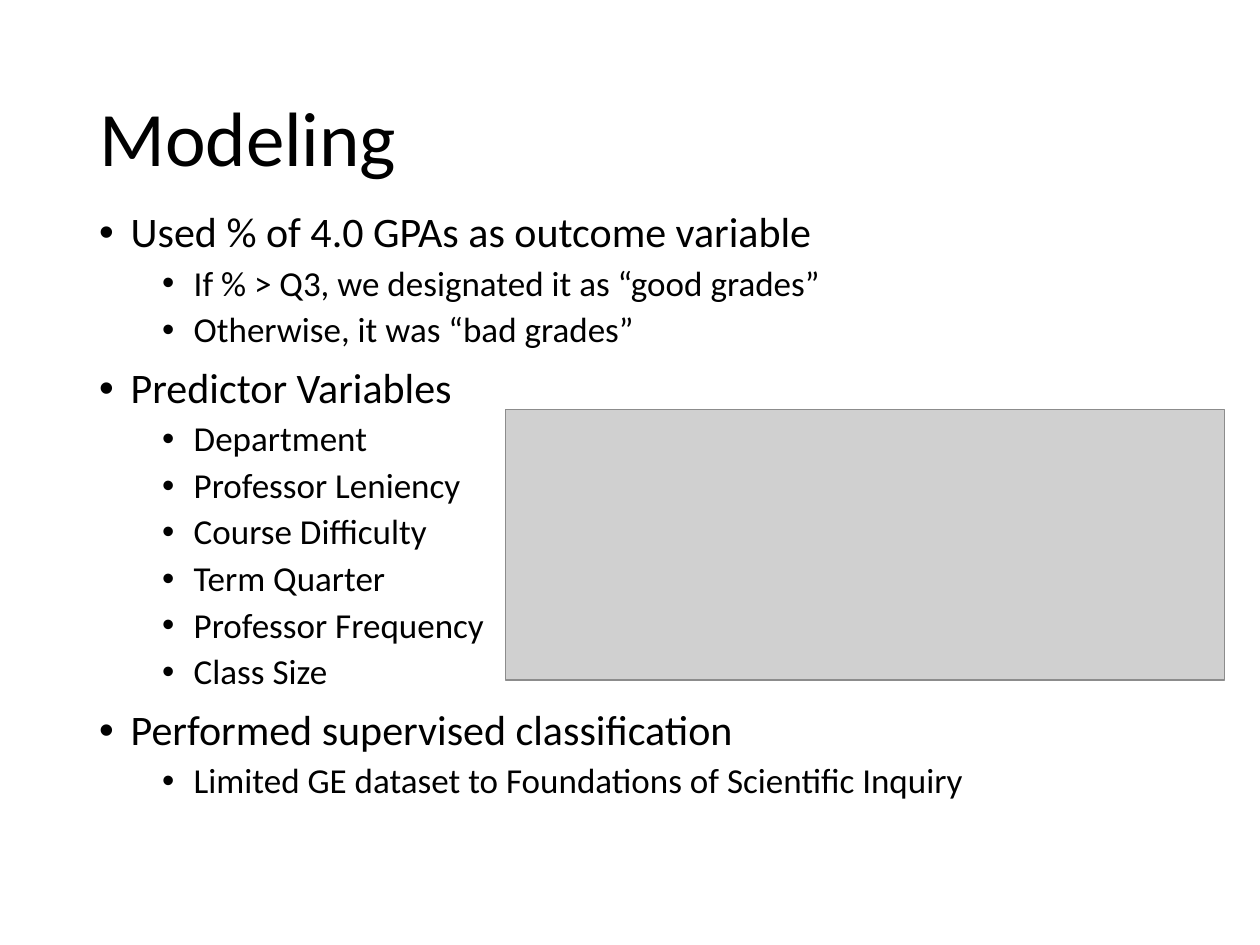
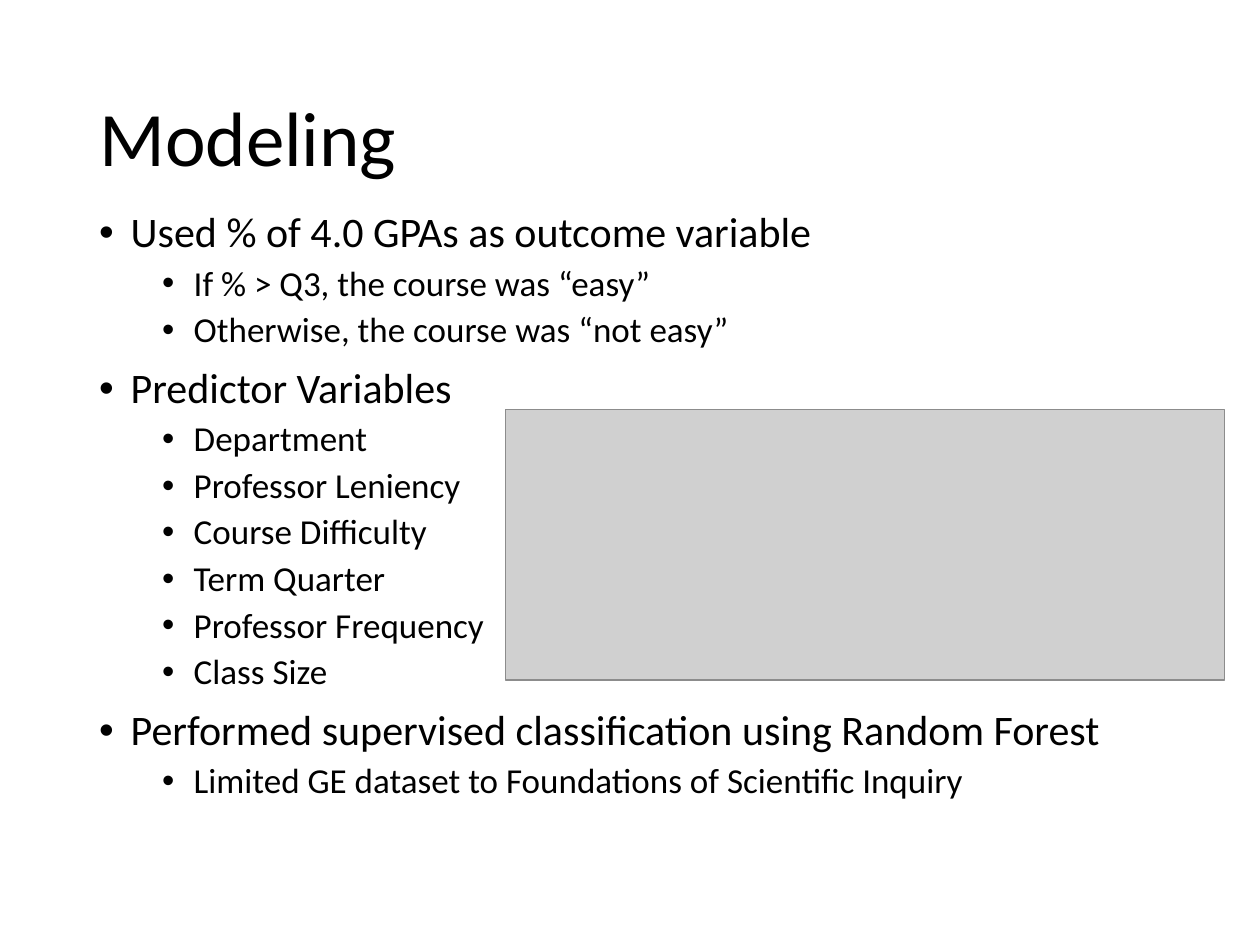
Before and after one commit to kaizersaber/stats131, a slide deck: slide 4 of Project_Slides.pptx. Drawn at 1260x945 pixels with LibreOffice and Linux fonts; fonts in the diff are those of the drawing; grey boxes stand for pictures. Boxes give left, top, right and bottom in pixels: in the first picture for what was removed or moved away, otherwise in the second. Text is boxed around its words. In the diff, an @@ line names an element or a change of style, - is before the commit and + after.

```diff
--- a/Project_Slides.pptx
+++ b/Project_Slides.pptx
@@ text at [194,271,729,348]: text changed @@
-  • If % > Q3, we designated it as “good grades”
-  • Otherwise, it was “bad grades”
+  • If % > Q3, the course was “easy”
+  • Otherwise, the course was “not easy”
@@ text at [131,715,1100,753]: text changed @@
-• Performed supervised classification
+• Performed supervised classification using Random Forest
```
Also in this commit, not shown: 2 other slides changed.
